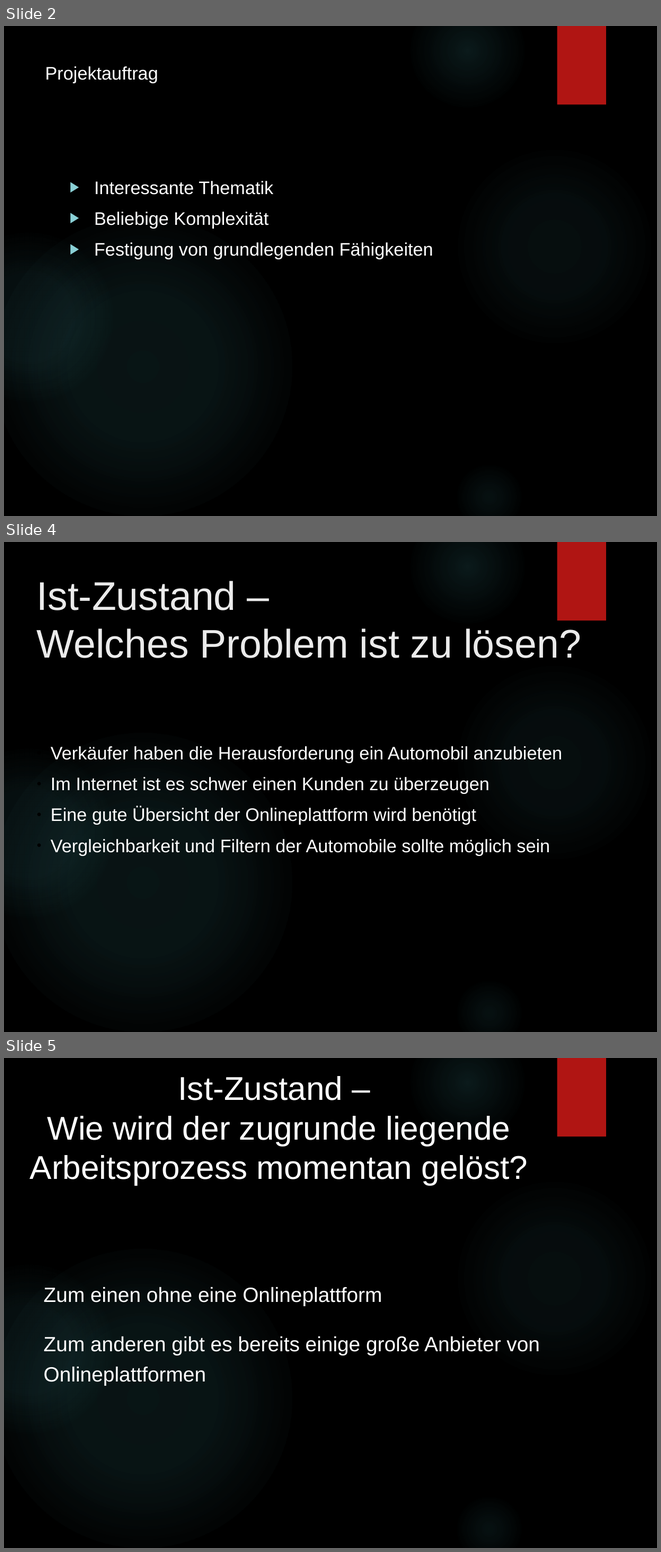
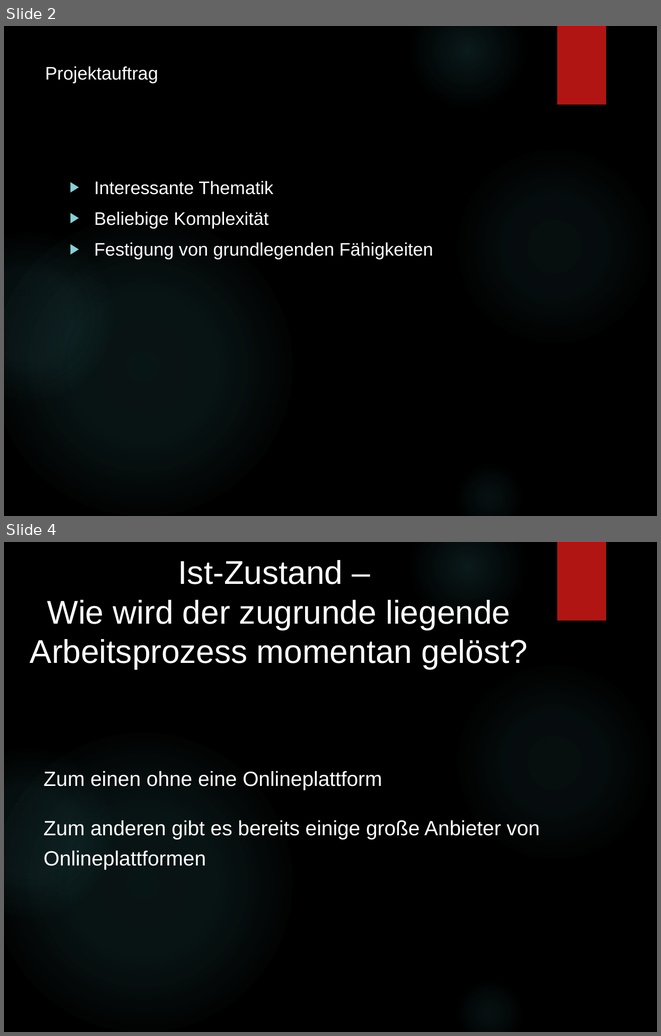
Before and after one commit to yigitcanduendar/carscout, a slide deck: organisation/documentation/anwendung_präsi_folien/Gesamtpräsi.pptx. Shown one above the other, each under a label of ours: slides 2, 4 and 5 before the commit, slides 2 and 4 after it; the slides between them are not shown. The pictures are 661x1552 and 661x1036 pixels, drawn with LibreOffice and Linux fonts; fonts in the diff are those of the drawing; background and template pictures are left out. Boxes give left, top, right and bottom in pixels: in the first picture for what was removed or moved away, otherwise in the second. Text is boxed around its words. In the diff, an @@ line names an element or a change of style, - is before the commit and + after.

```diff
--- a/organisation/documentation/anwendung_präsi_folien/Gesamtpräsi.pptx
+++ b/organisation/documentation/anwendung_präsi_folien/Gesamtpräsi.pptx
@@ slide 4 removed at (4,542,657,1032), background picture (left out); not listed: 6 template elements that a slide beside it also shows @@
@@ title removed at (37,581,581,658) @@
-Ist-Zustand –
-Welches Problem ist zu lösen?
@@ subtitle removed at (51,746,563,855) @@
-● Verkäufer haben die Herausforderung ein Automobil anzubieten
-● Im Internet ist es schwer einen Kunden zu überzeugen
-● Eine gute Übersicht der Onlineplattform wird benötigt
-● Vergleichbarkeit und Filtern der Automobile sollte möglich sein
@@ what was slide 5 is now slide 4 @@
```
Also in this commit, not shown: 2 slides changed, 1 other file.
